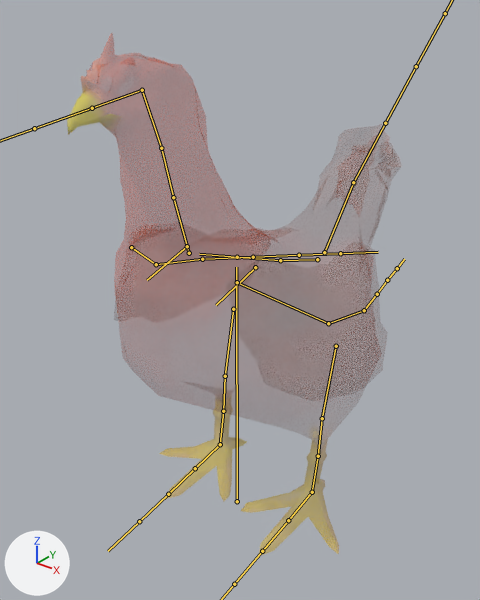
Before and after pictures for a commit that changed the FBX model Assets/Animals_FREE/Meshes/chicken2.fbx.
Camera for both pictures: a 50 mm camera at (0.376, -0.465, 0.551) aimed at (-0.026, 0.038, 0.24). Every picture has the same lights, and +X, +Y and +Z are marked at lower left. The bones that bend it are drawn over the model as lines.

Objects in the first picture: 'chicken_001'.
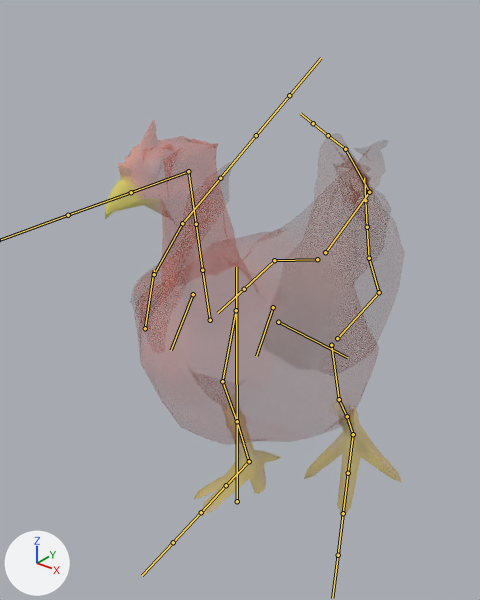
The newer file adds an action. The first version stands in its rest pose; the second is drawn at frame 41 of the action 'chicken.001|chicken.002|chicken.001|idle'.

What changed in the scene script:
```text
Change bone_spine_002:
    where bone_spine_002 = bpy.data.objects['chicken.001'].pose.bones['spine.002']  # child of 'Root'
    bone_spine_002.rotation_quaternion: (1.0, 0.0, 0.0, 0.0) -> (0.999, -0.011, 0.014, -0.051)  # degrees (0, 0, 0) -> degrees (-1, 2, -6)
Change bone_spine_003:
    where bone_spine_003 = bpy.data.objects['chicken.001'].pose.bones['spine.003']  # child of 'spine.002'
    bone_spine_003.rotation_quaternion: (1.0, 0.0, 0.0, 0.0) -> (0.971, -0.175, 0.018, 0.163)  # degrees (0, 0, 0) -> degrees (-20, 5, 18)
Change bone_spine_005:
    where bone_spine_005 = bpy.data.objects['chicken.001'].pose.bones['spine.005']  # child of 'spine.004'
    bone_spine_005.rotation_quaternion: (1.0, 0.0, 0.0, 0.0) -> (0.953, 0.18, 0.231, 0.081)  # degrees (0, 0, 0) -> degrees (25, 24, 15)
Change bone_scull:
    where bone_scull = bpy.data.objects['chicken.001'].pose.bones['scull']  # child of 'spine.007'
    bone_scull.rotation_quaternion: (1.0, 0.0, 0.0, 0.0) -> (0.88, 0.019, 0.054, -0.472)  # degrees (0, 0, 0) -> degrees (-1, 6, -57)
Change bone_wing_r:
    where bone_wing_r = bpy.data.objects['chicken.001'].pose.bones['Wing.R']  # child of 'shoulder.R'
    bone_wing_r.rotation_quaternion: (1.0, 0.0, 0.0, 0.0) -> (0.982, -0.144, -0.117, 0.035)  # degrees (0, 0, 0) -> degrees (-17, -13, 6)
Change bone_thigh_r:
    where bone_thigh_r = bpy.data.objects['chicken.001'].pose.bones['thigh.R']  # child of 'spine.002'
    bone_thigh_r.rotation_quaternion: (1.0, 0.0, 0.0, 0.0) -> (0.974, 0.197, -0.068, 0.085)  # degrees (0, 0, 0) -> degrees (22, -9, 8)
Change bone_shin_r:
    where bone_shin_r = bpy.data.objects['chicken.001'].pose.bones['shin.R']  # child of 'thigh.R'
    bone_shin_r.rotation_quaternion: (1.0, 0.0, 0.0, 0.0) -> (0.968, -0.133, 0.072, 0.199)  # degrees (0, 0, 0) -> degrees (-13, 11, 22)
Change bone_spine_001:
    where bone_spine_001 = bpy.data.objects['chicken.001'].pose.bones['spine.001']  # child of 'spine.002'
    bone_spine_001.rotation_quaternion: (1.0, 0.0, 0.0, 0.0) -> (0.972, -0.109, -0.201, -0.054)  # degrees (0, 0, 0) -> degrees (-12, -24, -4)
Change bone_spine:
    where bone_spine = bpy.data.objects['chicken.001'].pose.bones['spine']  # child of 'spine.001'
    bone_spine.rotation_quaternion: (1.0, 0.0, 0.0, 0.0) -> (0.603, -0.182, 0.606, 0.486)  # degrees (0, 0, 0) -> degrees (62, 65, 120)
Change bone_thigh_l:
    where bone_thigh_l = bpy.data.objects['chicken.001'].pose.bones['thigh.L']  # child of 'spine.002'
    bone_thigh_l.rotation_quaternion: (1.0, 0.0, 0.0, 0.0) -> (0.958, -0.24, -0.154, 0.003)  # degrees (0, 0, 0) -> degrees (-29, -17, 5)
Change bone_shin_l:
    where bone_shin_l = bpy.data.objects['chicken.001'].pose.bones['shin.L']  # child of 'thigh.L'
    bone_shin_l.rotation_quaternion: (1.0, 0.0, 0.0, 0.0) -> (0.995, -0.091, -0.042, 0.002)  # degrees (0, 0, 0) -> degrees (-10, -5, 1)
```

Where the change shows, as pixel boxes [x1, y1, x2, y2] in the pictures (480 x 600 px):
'chicken_001', posed: before [67, 85, 339, 556]; after [105, 171, 398, 519]
bone 'spine.002', root to tip: before (317, 259) to (279, 260); after (317, 259) to (273, 260)
bone 'spine.003', root to tip: before (280, 260) to (237, 257); after (274, 260) to (244, 289)
bone 'spine.005', root to tip: before (189, 253) to (173, 197); after (210, 320) to (202, 270)
bone 'scull', root to tip: before (142, 90) to (92, 108); after (188, 171) to (131, 192)
bone 'Wing.R', root to tip: before (131, 247) to (156, 264); after (145, 328) to (154, 270)
bone 'thigh.R', root to tip: before (233, 309) to (225, 376); after (236, 310) to (222, 381)
bone 'shin.R', root to tip: before (225, 376) to (223, 411); after (222, 381) to (237, 421)
bone 'spine.001', root to tip: before (324, 252) to (353, 182); after (325, 252) to (369, 192)
bone 'spine', root to tip: before (353, 182) to (385, 123); after (369, 192) to (345, 149)
bone 'thigh.L', root to tip: before (336, 346) to (322, 418); after (331, 345) to (339, 399)
bone 'shin.L', root to tip: before (322, 418) to (318, 456); after (339, 399) to (347, 416)
